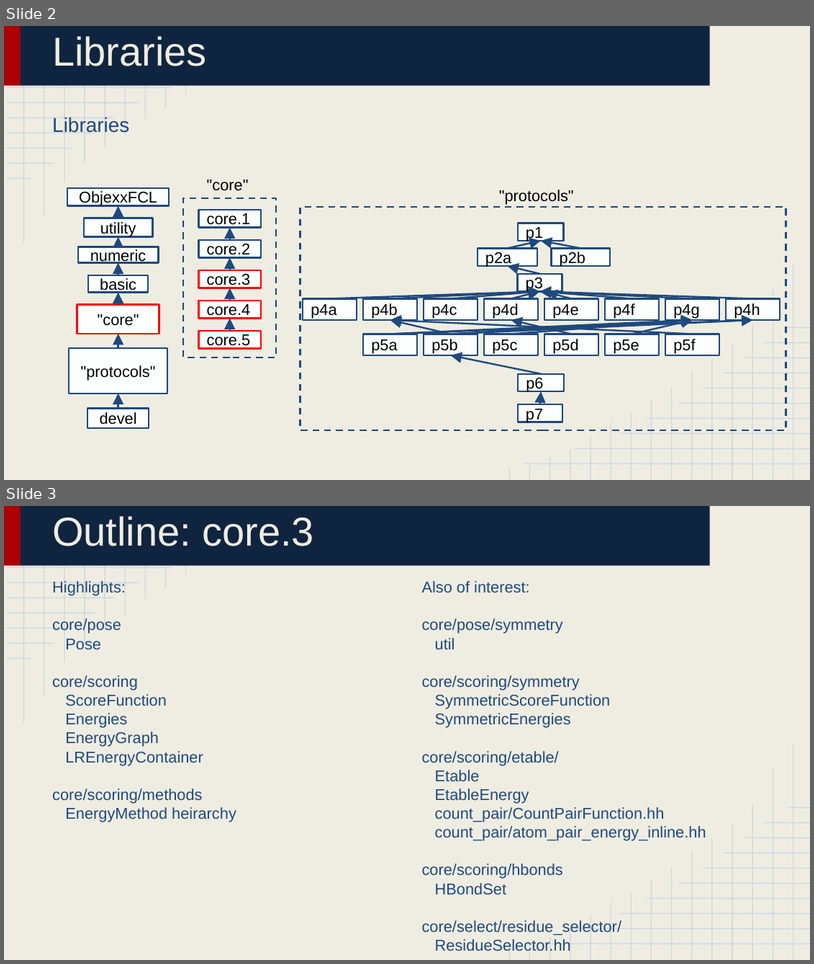
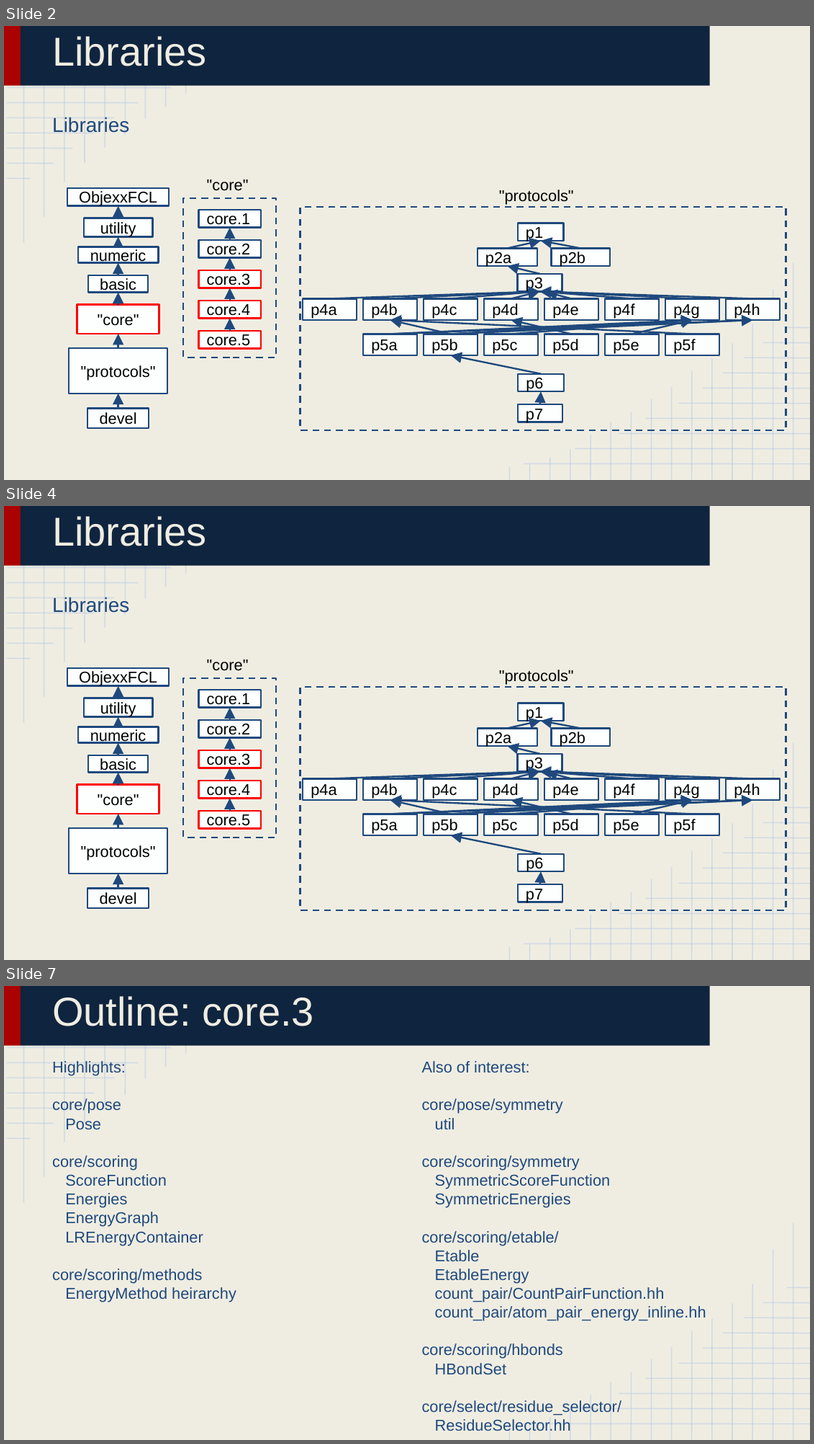
Before and after one commit to huabaiuw/prepare_bootcamp_2016_Aug, a slide deck: Lecture 4_ Library Structure 3.pptx. Shown one above the other, each under a label of ours: slides 2 and 3 before the commit, slides 2, 4 and 7 after it; the slides between them are not shown. The pictures are 814x964 and 814x1444 pixels, drawn with LibreOffice and Linux fonts; fonts in the diff are those of the drawing. Boxes give left, top, right and bottom in pixels: in the first picture for what was removed or moved away, otherwise in the second. Text is boxed around its words. In the diff, an @@ line names an element or a change of style, - is before the commit and + after.

```diff
--- a/Lecture 4_ Library Structure 3.pptx
+++ b/Lecture 4_ Library Structure 3.pptx
@@ slide 4 added at [4, 506, 810, 960], background #EFEDE2; not listed: 52 template elements that a slide beside it also shows @@
@@ title added at [52, 516, 207, 546], 36 pt, text #EFEDE2 @@
+Libraries
@@ text added at [52, 597, 129, 613], 18 pt, text #1F497D @@
+Libraries
@@ group added at [67, 659, 786, 910]: 34 rectangles, 32 arrows, 2 texts @@
+utility
+numeric
+ObjexxFCL
+devel
+"protocols"
+basic
+"core"
+core.1
+core.2
+core.3
+core.4
+core.5
+p1
+p2a
+p2b
+p3
+p4a
+p4b
+p4c
+p4d
+p4e
+p4f
+p4g
+p4h
+p5a
+p5b
+p5c
+p5d
+p5e
+p5f
+p6
+p7
+"core"
+"protocols"
@@ what was slide 3 is now slide 7 @@
```
Also in this commit, not shown: 8 slides changed, 5 other slides added, 1 slide removed, 3 other files.
